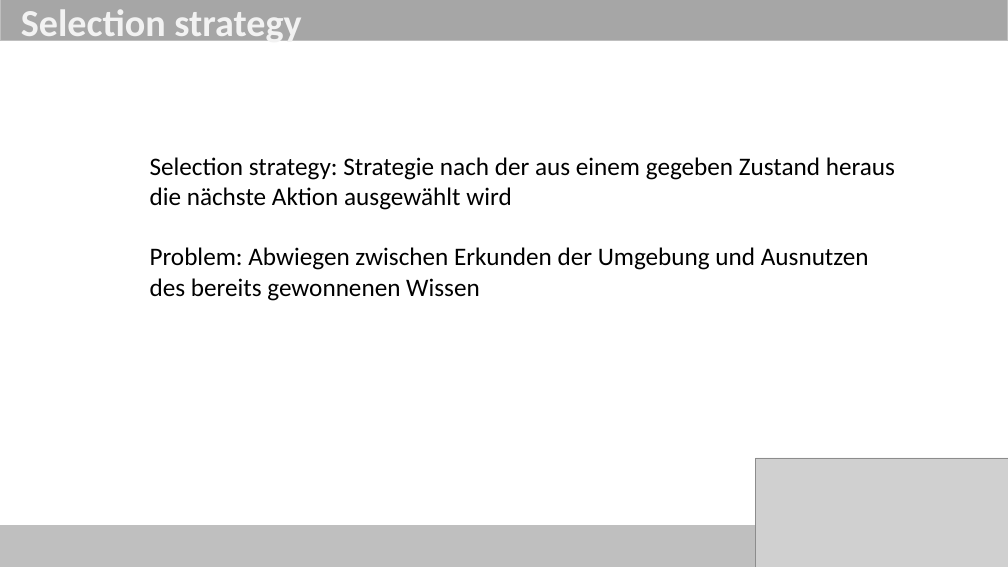
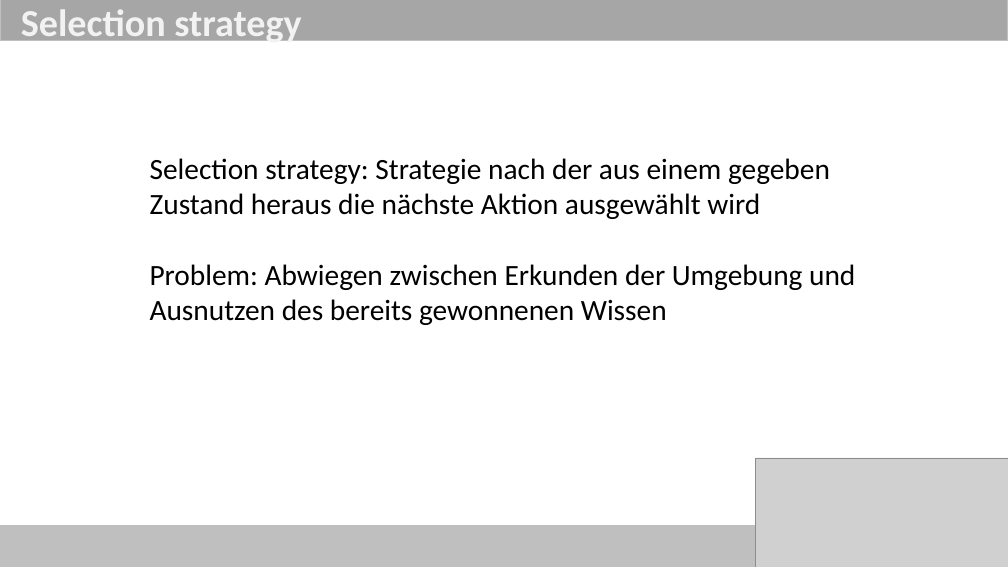
Before and after one commit to ob-algdatii-ss18/leistungsnachweis-firststeptoworlddomination, a slide deck: slide 11 of Reinforcement Learning.pptx (slide 9 before the commit). Drawn at 1008x567 pixels with LibreOffice and Linux fonts; fonts in the diff are those of the drawing; grey boxes stand for pictures. Boxes give left, top, right and bottom in pixels: in the first picture for what was removed or moved away, otherwise in the second. Text is boxed around its words. In the diff, an @@ line names an element or a change of style, - is before the commit and + after.

```diff
--- a/Reinforcement Learning.pptx
+++ b/Reinforcement Learning.pptx
@@ text "Selection strategy: Strategie nach der ..." at (x1=150, y1=158, x2=855, y2=325): size 24 to 28 pt @@
```
Also in this commit, not shown: 8 other slides changed, 2 slides added.
